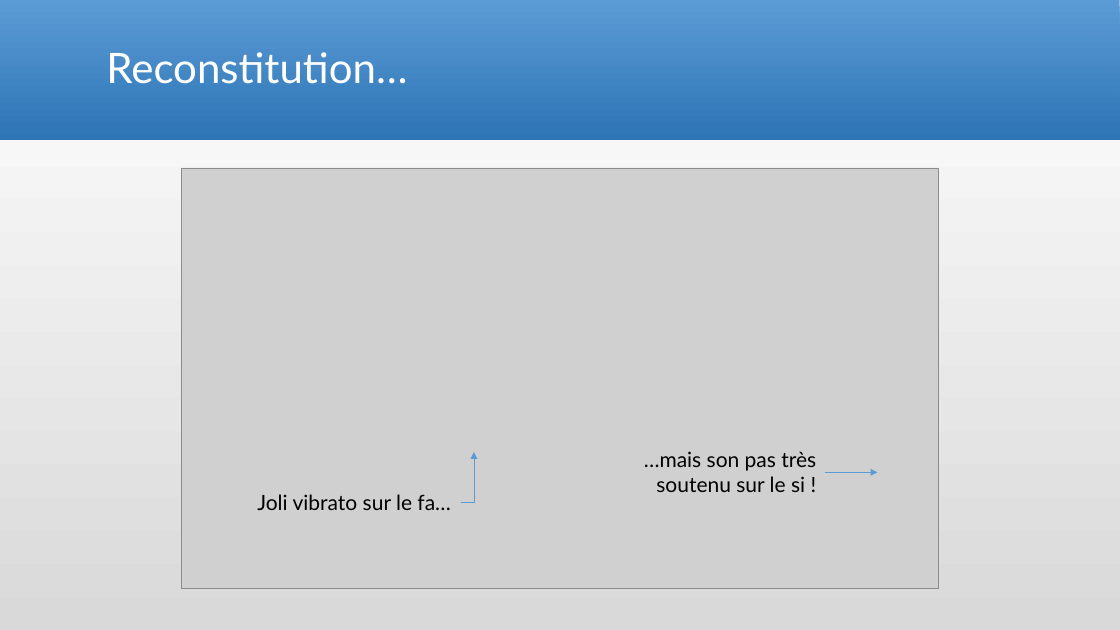
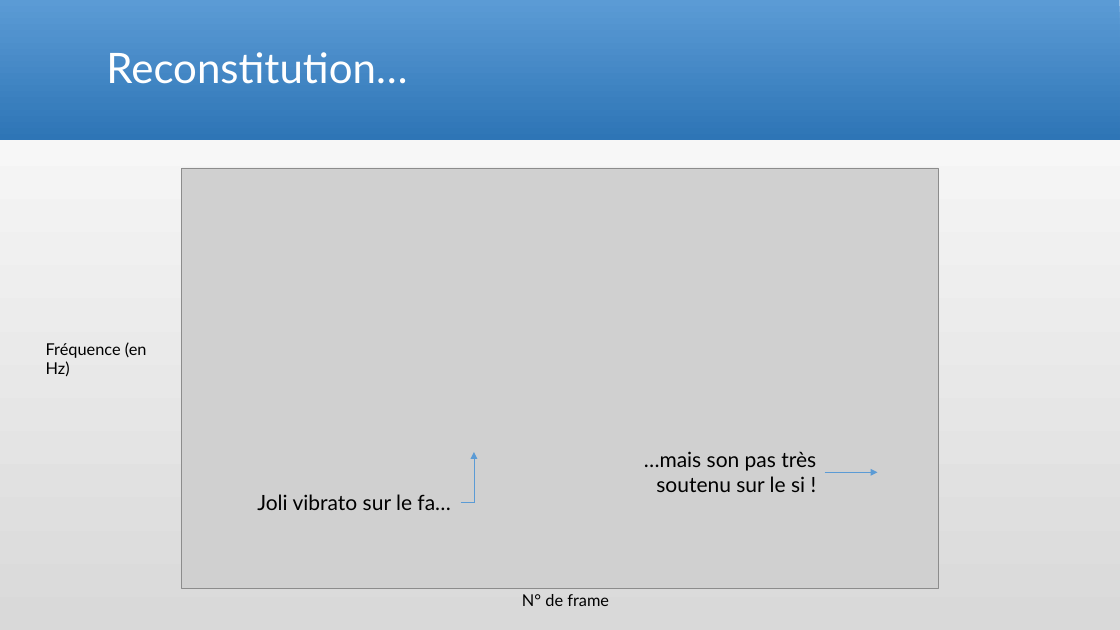
Before and after one commit to Arcyno/analyse_spectrale, a slide deck: slide 18 of Analyse spectrale_etienne.pptx. Drawn at 1120x630 pixels with LibreOffice and Linux fonts; fonts in the diff are those of the drawing; grey boxes stand for pictures. Boxes give left, top, right and bottom in pixels: in the first picture for what was removed or moved away, otherwise in the second. Text is boxed around its words. In the diff, an @@ line names an element or a change of style, - is before the commit and + after.

```diff
--- a/Analyse spectrale_etienne.pptx
+++ b/Analyse spectrale_etienne.pptx
@@ text added at (x1=46, y1=342, x2=147, y2=376), 14 pt, text #000000 @@
+Fréquence (en Hz)
@@ text added at (x1=522, y1=594, x2=609, y2=606), 14 pt, text #000000 @@
+N° de frame
```
Also in this commit, not shown: 5 other slides changed.
